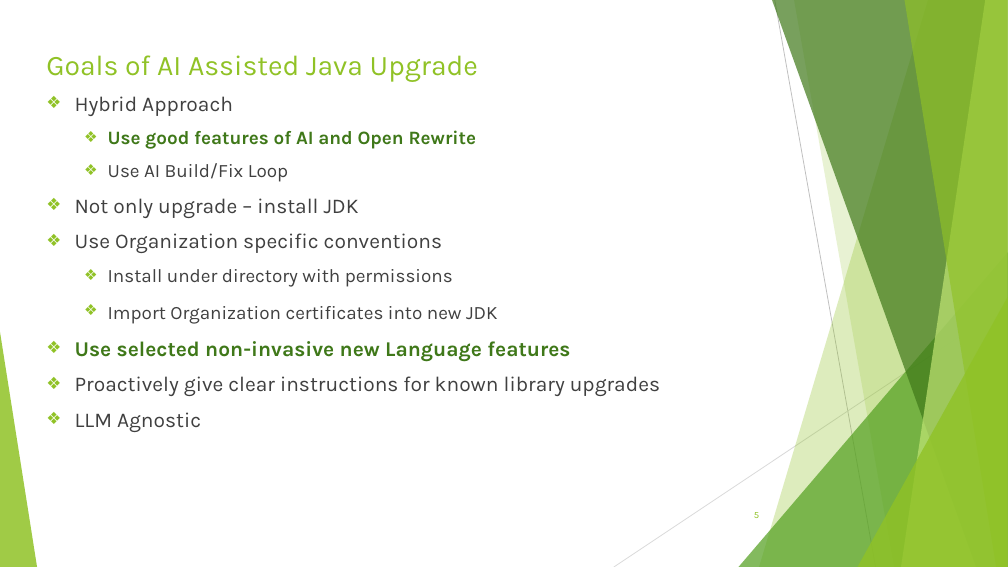
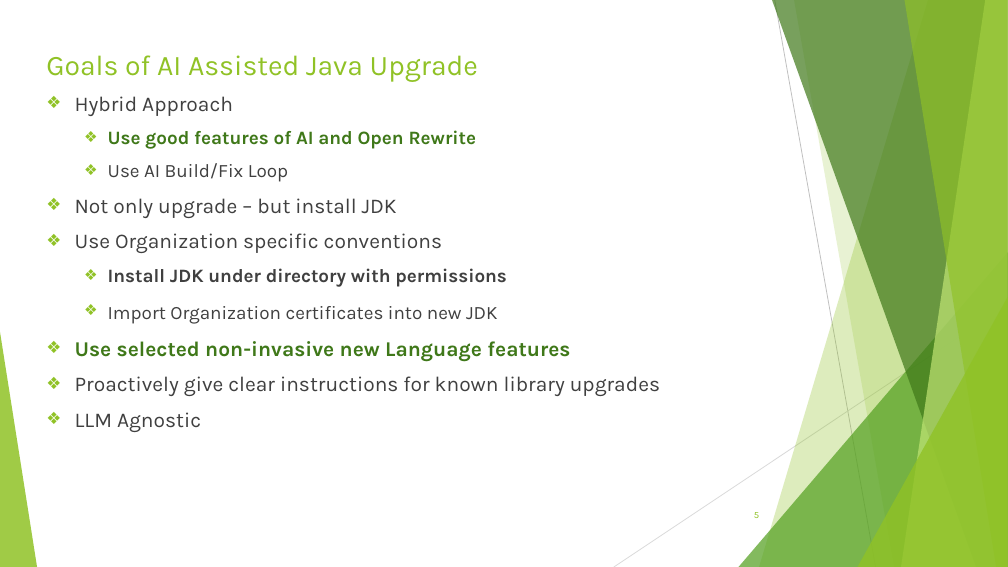
Before and after one commit to sri-chalam/ai-tech-notes, a slide deck: slide 5 of articles/ai-assisted-java-upgrade/AI-Assisted-Java-Upgrade-Presentation.pptx. Drawn at 1008x567 pixels with LibreOffice and Linux fonts; fonts in the diff are those of the drawing. Boxes give left, top, right and bottom in pixels: in the first picture for what was removed or moved away, otherwise in the second. Text is boxed around its words. In the diff, an @@ line names an element or a change of style, - is before the commit and + after.

```diff
--- a/articles/ai-assisted-java-upgrade/AI-Assisted-Java-Upgrade-Presentation.pptx
+++ b/articles/ai-assisted-java-upgrade/AI-Assisted-Java-Upgrade-Presentation.pptx
@@ text at box(75, 198, 397, 218): text changed @@
-❖ Not only upgrade – install JDK
+❖ Not only upgrade – but install JDK
@@ text at box(108, 268, 507, 287): text changed; bold on @@
-  ❖ Install under directory with permissions
+  ❖ Install JDK under directory with permissions
```
Also in this commit, not shown: 12 other slides changed, 1 slide added.
